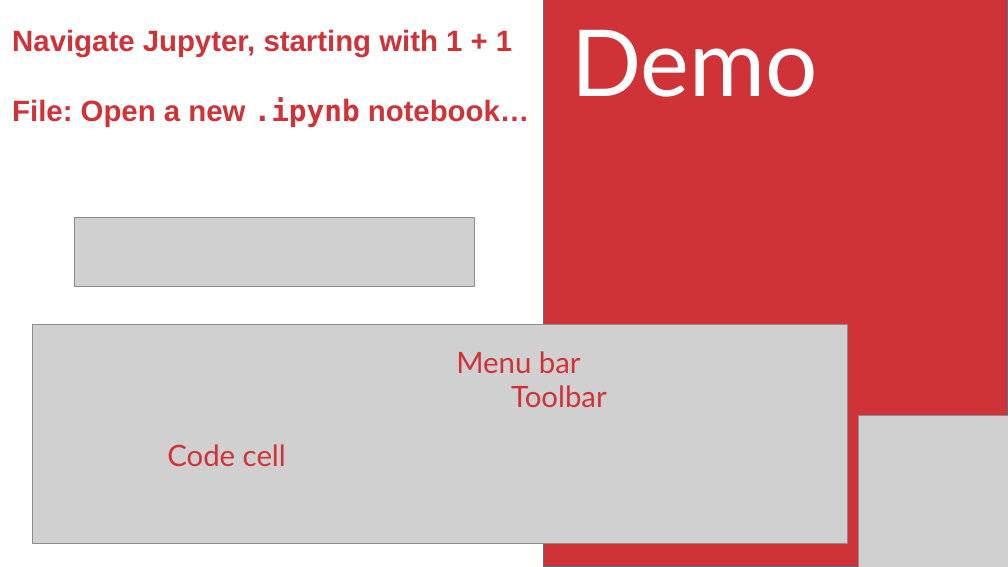
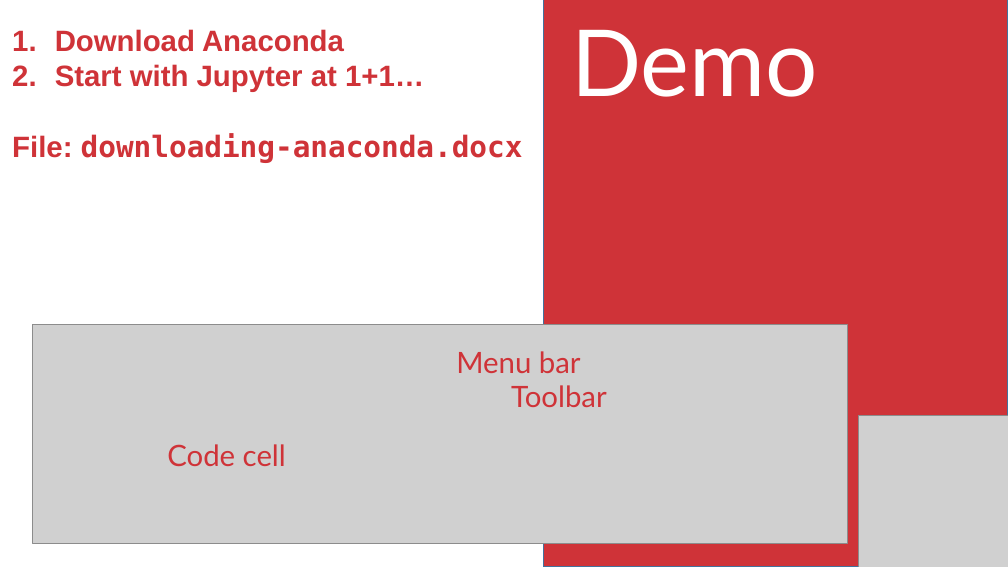
Before and after one commit to stringfestdata/aina-getting-started-python, a slide deck: slide 6 of five-things-excel-python.pptx (slide 9 before the commit). Drawn at 1008x567 pixels with LibreOffice and Linux fonts; fonts in the diff are those of the drawing; grey boxes stand for pictures. Boxes give left, top, right and bottom in pixels: in the first picture for what was removed or moved away, otherwise in the second. Text is boxed around its words. In the diff, an @@ line names an element or a change of style, - is before the commit and + after.

```diff
--- a/five-things-excel-python.pptx
+++ b/five-things-excel-python.pptx
@@ text at bbox=[12, 29, 523, 163]: text changed @@
-Navigate Jupyter, starting with 1 + 1
-File: Open a new .ipynb notebook…
+1. Download Anaconda
+2. Start with Jupyter at 1+1…
+File: downloading-anaconda.docx
@@ picture removed at bbox=[74, 218, 475, 287] @@
```
Also in this commit, not shown: 2 other slides changed, 5 slides added, 9 slides removed, 9 other files.
